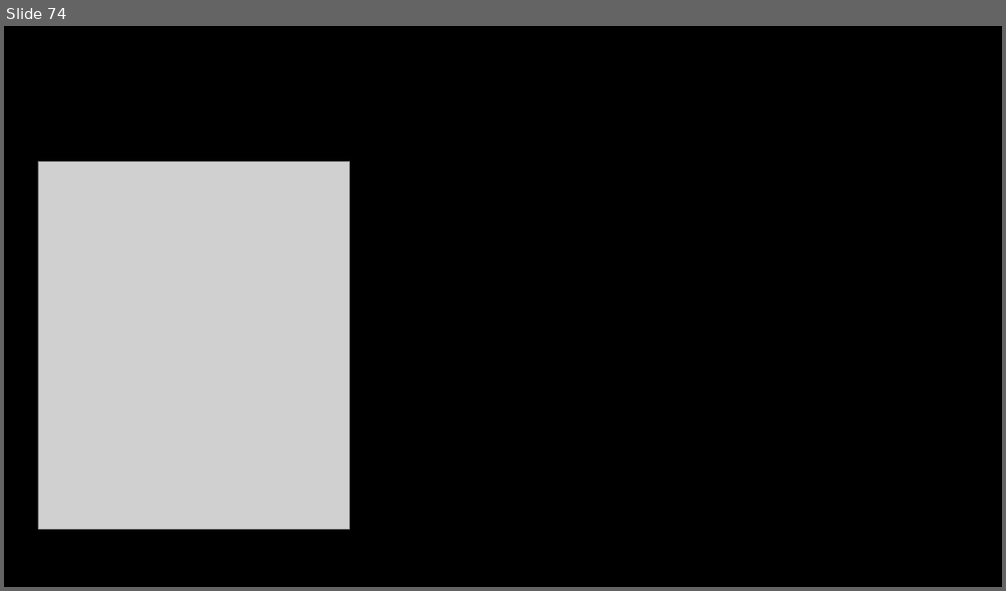
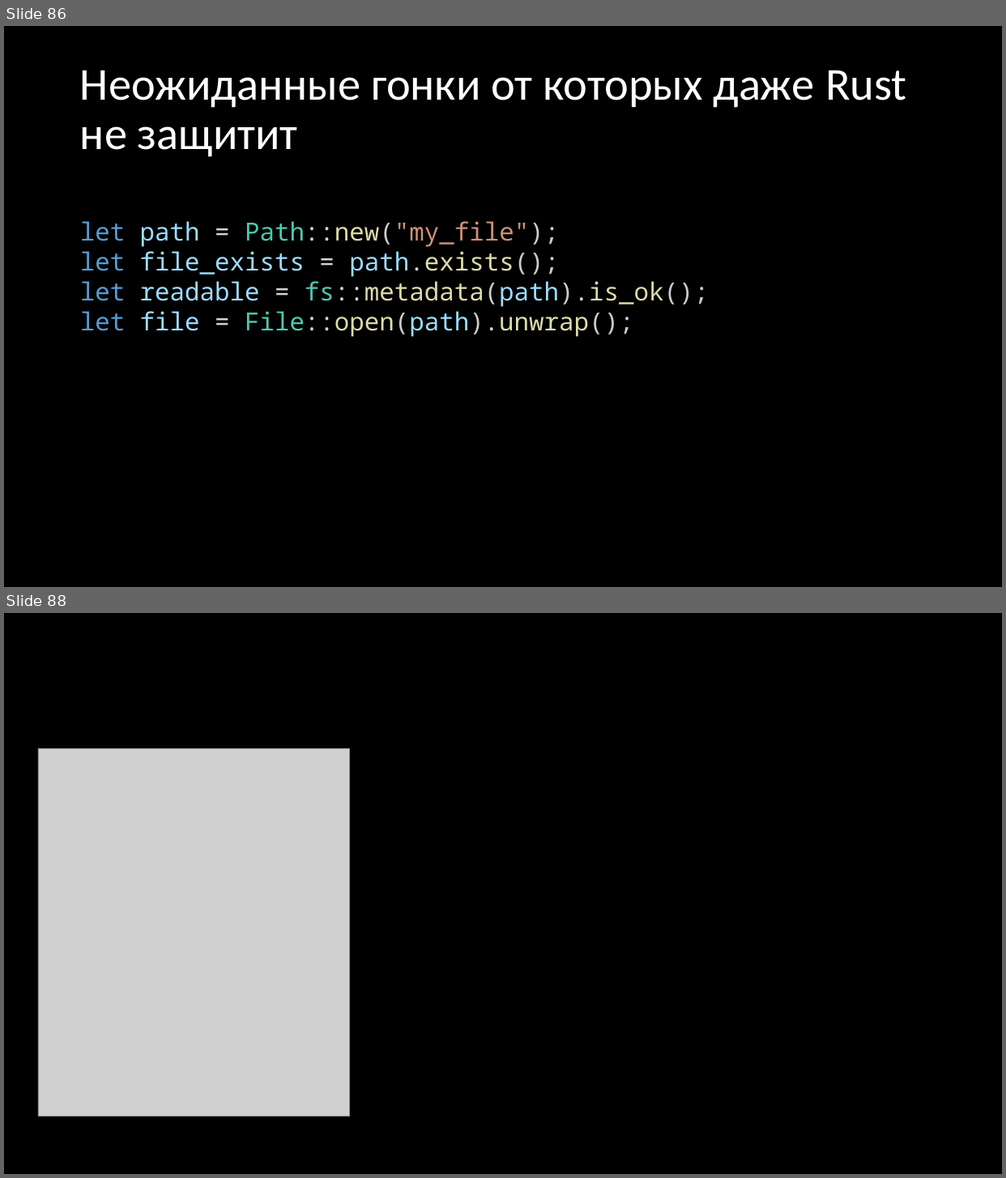
Before and after one commit to Gordon01/learn-rust, a slide deck: keynotes/Rust 2024.pptx. Shown one above the other, each under a label of ours: slide 74 before the commit, slides 86 and 88 after it; the slides between them are not shown. The pictures are 1006x591 and 1006x1178 pixels, drawn with LibreOffice and Linux fonts; fonts in the diff are those of the drawing; grey boxes stand for pictures. Boxes give left, top, right and bottom in pixels: in the first picture for what was removed or moved away, otherwise in the second. Text is boxed around its words. In the diff, an @@ line names an element or a change of style, - is before the commit and + after.

```diff
--- a/keynotes/Rust 2024.pptx
+++ b/keynotes/Rust 2024.pptx
@@ slide 86 added at (4,26,1002,587), background #000000 @@
@@ title added at (80,70,907,157), 44 pt, text #FFFFFF @@
+Неожиданные гонки от которых даже Rust не защитит
@@ text added at (80,221,709,337), 24 pt, text #9CDCFE @@
+let path = Path::new("my_file");
+let file_exists = path.exists();
+let readable = fs::metadata(path).is_ok();
+let file = File::open(path).unwrap();
@@ what was slide 74 is now slide 88 @@
```
Also in this commit, not shown: 13 other slides added, 5 other files.
